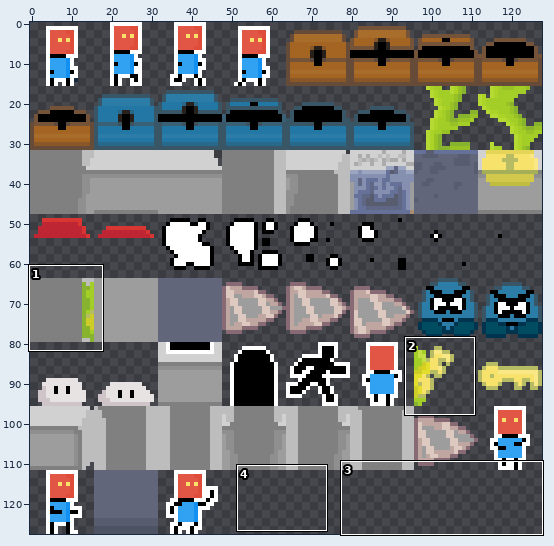
One commit to this sprite sheet: assets/tileset.png. Above: a wide view before the commit, with the close-up outlined.
Close-up. Before the edit:
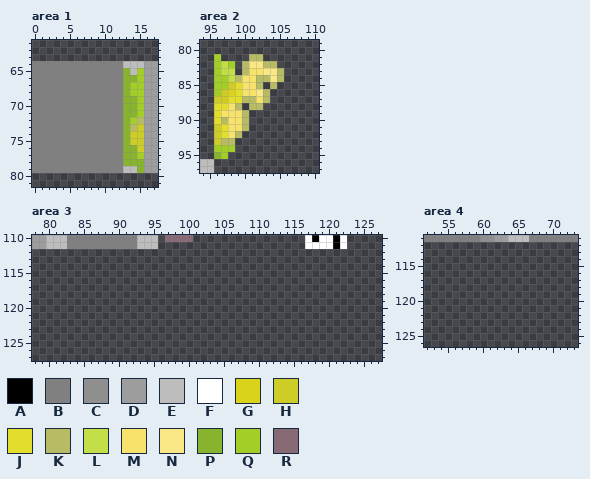
The file is 128x128 pixels. Colours within 5 levels of each other are drawn and written as one. Shown: area 1: x 0..17, y 61..81; area 2: x 94..110, y 79..97; area 3: x 78..127, y 110..127; area 4: x 52..73, y 111..126.
Palette (. is transparent): A #000000  B #808080  C #8f8f8f  D #9d9d9d  E #bdbdbd  F #ffffff  G #d9d31c  H #cecc27  J #e3de2b  K #b7bb64  L #c3de46  M #f7e26b  N #fae887  P #88b32f  Q #a3ce27  R #876a73
Pixels before, area 1, first column x 0:
64 BBBBBBBBBBBBBEEEDD
65 BBBBBBBBBBBBBPEQDD
66 BBBBBBBBBBBBBPPQDD
67 BBBBBBBBBBBBBPQQDD
68 BBBBBBBBBBBBBPQQDD
69 BBBBBBBBBBBBBPPQDD
70 BBBBBBBBBBBBBPPQDD
71 BBBBBBBBBBBBBPPQDD
72 BBBBBBBBBBBBBPQKDD
73 BBBBBBBBBBBBBPKHDD
74 BBBBBBBBBBBBBPHHDD
75 BBBBBBBBBBBBBPHHDD
76 BBBBBBBBBBBBBPPHDD
77 BBBBBBBBBBBBBPPQDD
78 BBBBBBBBBBBBBPPPDD
79 BBBBBBBBBBBBBEEPDD
Pixels before, area 2, first column x 94:
81 ..Q....KK...
82 ..QLQ.KNNKK.
83 ..QLL.KMMNNK
84 ..QQLKMMKKNK
85 ..QQHJMMK.K.
86 ..QHGJMMNK..
87 ..HHJJKKMK..
88 ..JJMK.KK...
89 ..JMMMK.....
90 ..JKMMK.....
91 ..HJMMK.....
92 ..HJMK......
93 ..HKK.......
94 ..QQQ.......
95 ..PQ........
96 EE..........
97 EE..........
Pixels before, area 3, first column x 78:
110 DDEEEBBBBBBBBBBEEE.RRRR................FAFFAF
111 DDEEEBBBBBBBBBBEEE.....................FFFFAF
Pixels before, area 4, first column x 52:
111 BBBBBBBBCCDDEEEBBBBBBB
And afterwards:
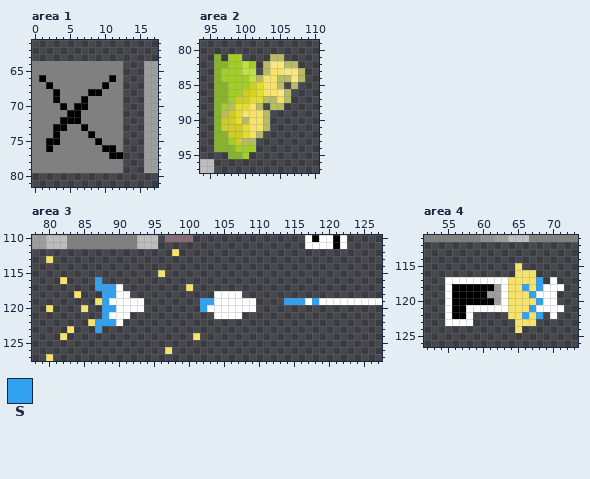
Colours new in this view: S #31a2f2
The edit:
Changed rows in their new state; - is an unchanged pixel.
Area 1:
first column x 1:
64 ------------...
65 ------------...
66 A---------A-...
67 -A-------A--...
68 --A----AA---...
69 --A---A-----...
70 ---A-AA-----...
71 ----AA------...
72 ---AAA------...
73 --AA--A-----...
74 --A----A----...
75 -AA-----A---...
76 -A-------AA-...
77 ----------AA...
78 ------------...
79 ------------...
Area 2:
first column x 96:
81 P-QQ-..-KK---
82 PP-QLQ.-NNKK-
83 PQQQLL.KMMNNK
84 P-QQQL-MM-KNK
85 PPQQQHJMMK-K-
86 PPQQHGJMMNK--
87 PPQHHJJ-KMK--
88 PQKJJM--KK---
89 PKHJMMMK-----
90 PHHJ-MMK-----
91 PHHHJMMK-----
92 PPHHJMK------
93 PPQHKK-------
94 PPPQQQ-------
95 ..PPQ--------
Area 3:
first column x 80:
112 ------------------M-----------------------------
113 M-----------------------------------------------
115 ----------------M-------------------------------
116 --M----S----------------------------------------
117 -------SSSF---------M---------------------------
118 ----M---SSFF------------FFFF--------------------
119 -------MSFFFFF--------SSFFFFFF----SSSFSFFFFFFFFF
120 M----M--SSFFFF--------SFFFFFFF------------------
121 --------SFFF------------FFFF--------------------
122 ------MSSSF-------------------------------------
123 ---M---S----------------------------------------
124 --M------------------M--------------------------
126 -----------------M------------------------------
127 M-----------------------------------------------
Area 4:
first column x 55:
115 ----------M------
116 ----------MMM----
117 FFFFFFFFFMMMMS-F-
118 FAAAAAADFMMSMSFFF
119 FAAAAADDFMMMSFFF-
120 FAAAAAADFMMMMSFF-
121 FAAFFFFFFMMMSFFFF
122 FAAF-----MMSMS-F-
123 FFFF------MMM----
124 ----------M------
Where, in picture pixels (left, top, right, bottom), the same in both close-ups:
changed: (39, 61, 144, 173)
changed: (214, 54, 305, 159)
added: (158, 249, 256, 354)
added: (46, 256, 144, 361)
added: (284, 298, 382, 305)
added: (445, 263, 564, 333)
